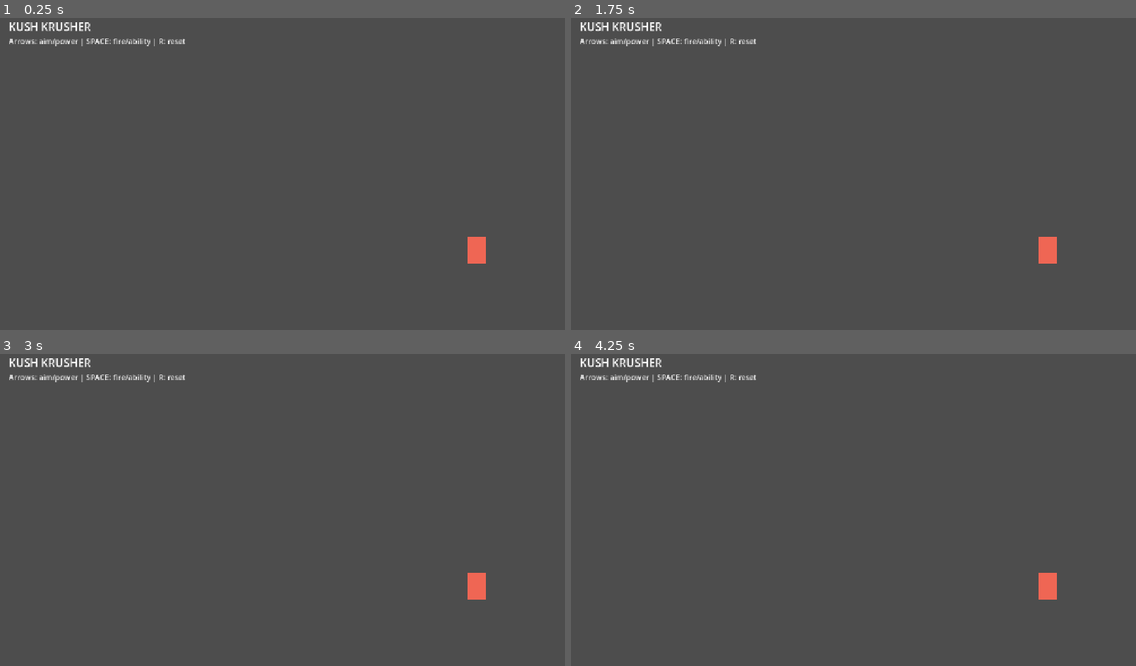
Above: before the commit, frames 1-4 (two rows, left to right).
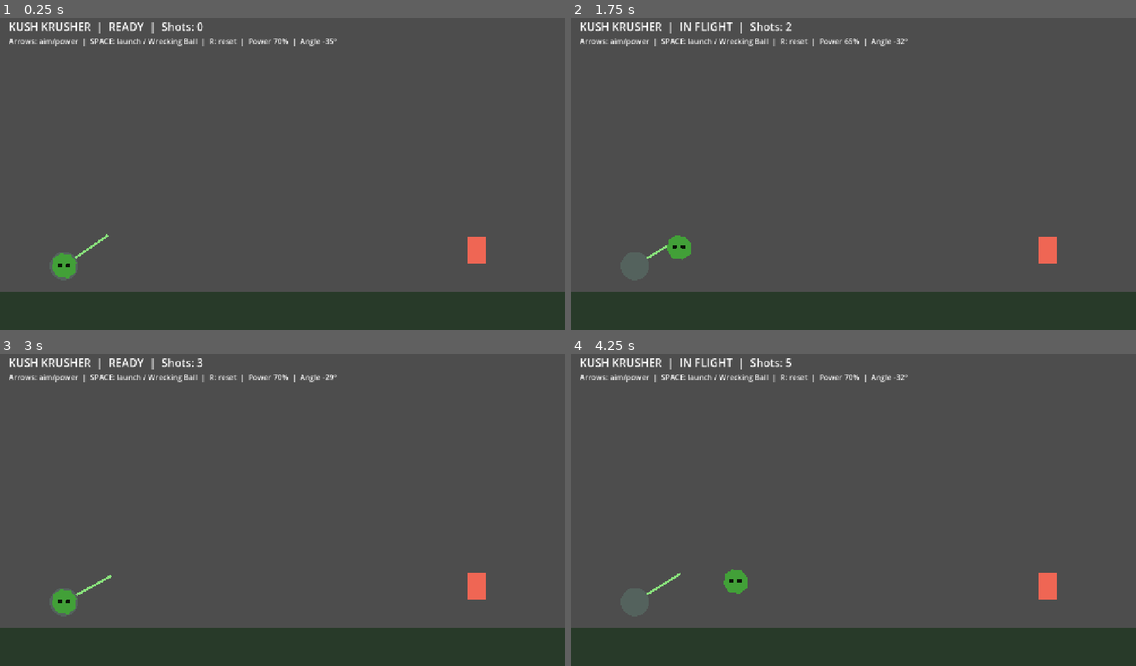
Above: after the commit, the same moments.

Repository: abvhiael/420-arcade
Game: Godot game, scene res://scenes/main.tscn
Two runs of this game, one before a commit and one after it. Both use one fixed random seed, a clock stepped at 60 frames per second and the inputs below.
Inputs:
- Up to frame 1 (0.25 s): no input
- Up to frame 2 (1.75 s): tap Enter at 0.5 s; hold Right 0.53-1.28 s; tap R at 0.6, 1.35 s; tap Space at 0.77, 1.52 s; hold Down from 1.28 s (still down)
- Up to frame 3 (3 s): release Down at 2.03 s; hold Right 2.03-2.78 s; tap R at 2.1, 2.85 s; tap Space at 2.75 s; hold Up from 2.78 s (still down)
- Up to frame 4 (4.25 s): tap Space at 3.02, 3.77 s; release Up at 3.53 s; hold Left from 3.53 s (still down); tap R at 3.6 s

The runs differ from the first frame. In frame 1, 13% of the frame differs, in the area x 0-100%, y 1-100%; in frame 2, 13%; in frame 3, 13%; in frame 4, 13%.
Error before the commit: Parse Error: Expected ":" or "when" after "match" patterns. (res://scripts/main.gd:54)

Commit message:
fix(godot): dedent HUD refresh outside input match branches

Diff:
--- a/scripts/main.gd
+++ b/scripts/main.gd
@@ -51,7 +51,7 @@
 			KEY_R:
 				target_hit = false
 				spawn_bud()
-			refresh_hud()
+		refresh_hud()
 
 func _physics_process(_delta: float) -> void:
 	if not is_instance_valid(bud):
